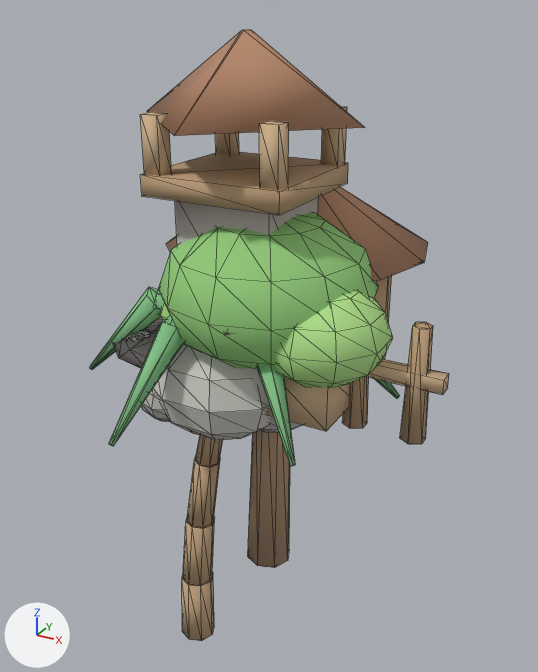
Renders of the glTF model public/glb/props3d.glb from each side of a commit.
The view is the same before and after, from a camera (50 mm lens) standing at (2.86, -4.87, 2.6) and looking at (-0.06, 0.44, -0.06). Arrows for +X, +Y and +Z are at lower left; the lights stay in place. The older version comes first. Mesh edges are drawn as thin lines. Where no turn or scale is listed for an object, it has been applied to the vertices.

Names of what the first picture shows: 'b_hut', 'b_storage', 'b_tower', 'b_wall', 'ore', 'palm', 'tar', 'tree'.
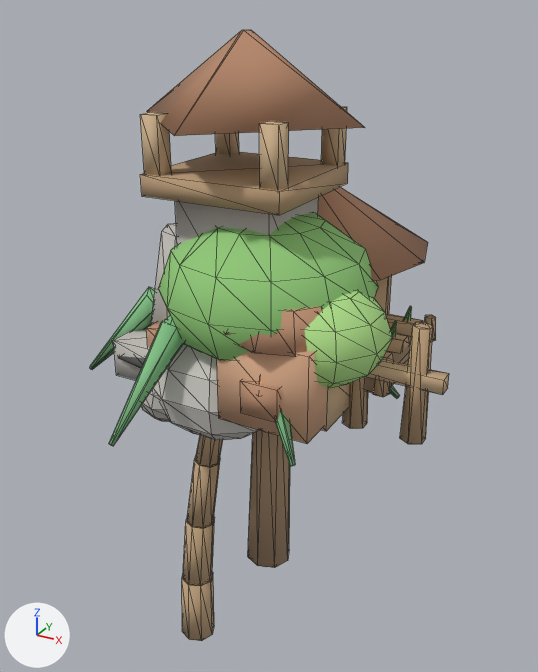
Where the change shows, as pixel boxes [x1, y1, x2, y2] in the pictures (538 x 672 px):
'b_kitchen', added: after [217, 307, 325, 444]
    faces in mat_clay (beige #ddad8b): [217, 351, 325, 444]
    faces in mat_clay2 (brown #c49576): [238, 307, 322, 422]
'b_furnace', added: after [113, 223, 177, 380]
    faces in mat_stone_w (light grey #c4c0ba): [113, 223, 177, 380]
    faces in mat_clay2 (brown #c49576): [146, 322, 160, 347]
'b_farm', added: after [365, 306, 436, 397]
    faces in mat_wood_b (beige #bfa07c): [373, 313, 436, 397]
    faces in mat_soil (brown #998169): [365, 333, 411, 393]
    faces in mat_leaf (green #95ce7c): [390, 306, 412, 337]
'b_storage', unchanged, covered by the edit: [225, 332, 350, 431] in both

The edits, one by one:
Material 'clay2' (mat_clay2) is new.
Its base color is (0.55, 0.3, 0.18) (brown #c49576).
Its roughness is 0.85.
Material 'melt' (mat_melt) is new.
Its base color is (1.0, 0.72, 0.22) (yellow #ffdd81).
Its roughness is 0.4.
Material 'soil' (mat_soil) is new.
Its base color is (0.32, 0.22, 0.14) (brown #998169).
Its roughness is 0.85.
Material 'clay_pot' (mat_clay_pot) is new.
Its base color is (0.6, 0.32, 0.2) (brown #cb997c).
Its roughness is 0.85.
Material 'clay' (mat_clay) is new.
Its base color is (0.72, 0.42, 0.26) (beige #ddad8b).
Its roughness is 0.85.
Mesh me_cube_028 is new.
It has 68 vertices, 112 faces and spans x -0.97..0.15, y -0.613..0.451, z -0.22..1.0.
Faces by material slot: [12, 40, 12, 24, 24].
It uses material mat_stone2 (grey #b8b5af).
It uses material mat_stone_w (light grey #c4c0ba).
It uses material mat_clay2 (brown #c49576).
It uses material mat_melt (yellow #ffdd81).
It uses material mat_wood_b (beige #bfa07c).
Mesh me_cone_066 is new.
It has 204 vertices, 328 faces and spans x -0.067..1.227, y -0.057..1.23, z -0.11..0.252.
Faces by material slot: [124, 12, 192].
It uses material mat_wood_b (beige #bfa07c).
It uses material mat_soil (brown #998169).
It uses material mat_leaf (green #95ce7c).
Mesh me_cube_021 is new.
It has 116 vertices, 204 faces and spans x -0.31..0.977, y -0.86..0.11, z -0.22..0.72.
Faces by material slot: [12, 12, 60, 20, 100].
It uses material mat_wood_b (beige #bfa07c).
It uses material mat_clay (beige #ddad8b).
It uses material mat_clay2 (brown #c49576).
It uses material mat_fire (orange #ffc461).
It uses material mat_clay_pot (brown #cb997c).
Object 'b_furnace' (ob_b_furnace) is new; it shows me_cube_028.
Its location is (0.0, 0.0, 0.0).
Object 'b_farm' (ob_b_farm) is new; it shows me_cone_066.
Its location is (0.0, 0.0, 0.0).
Object 'b_kitchen' (ob_b_kitchen) is new; it shows me_cube_021.
Its location is (0.0, 0.0, 0.0).
